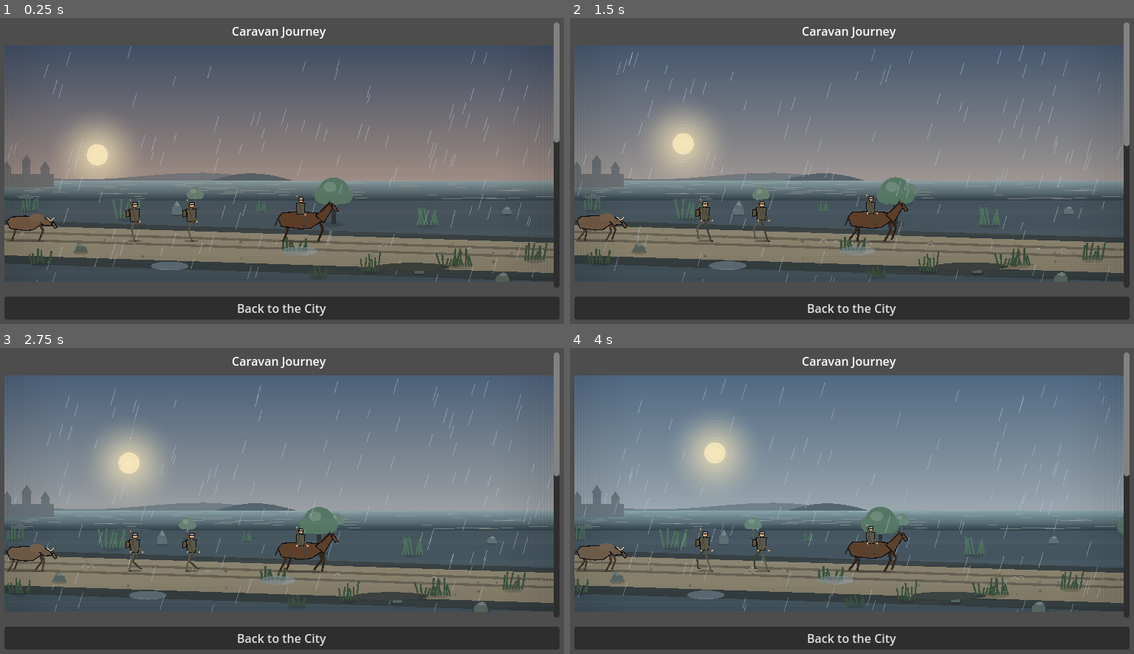
Above: before the commit, frames 1-4 (two rows, left to right).
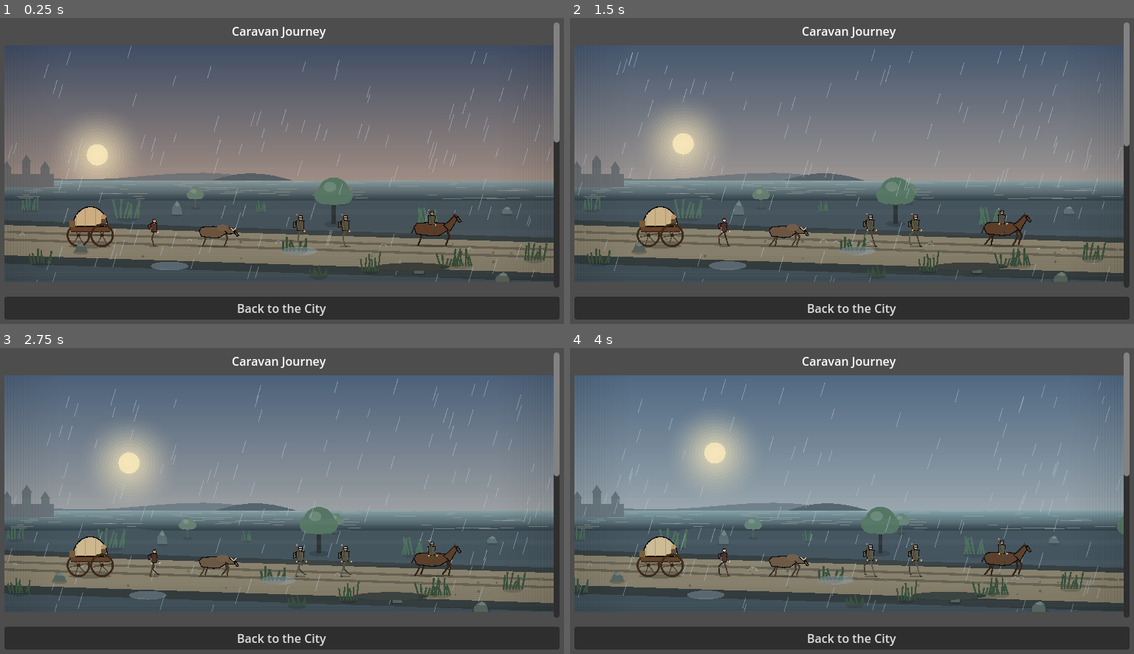
Above: after the commit, the same moments.

Repository: ulubatuhan/wayborne
Game: Godot game, scene res://scenes/game/road_journey.tscn
The game is run twice, just before and just after one commit, with the same random seed, the same clock (stepped at 60 frames per second) and the same inputs. This scene is started directly instead of the project's main scene.
Inputs (mouse positions are in pixels of both pictures, inside the frame that each line leads up to):
- Up to frame 1 (0.25 s): no input
- Up to frame 2 (1.5 s): tap A at 0.5 s; move the mouse to (981, 155) at 0.52 s; hold Right (ui_right) 0.53-1.28 s; tap 1 at 0.6 s; click (981, 155) at 0.67 s; tap Enter (ui_accept) at 0.77 s; move the mouse to (733, 186) at 1.27 s; hold Left (ui_left) from 1.28 s (still down); tap E at 1.35 s
- Up to frame 3 (2.75 s): tap Enter (ui_accept) at 1.52 s; move the mouse to (338, 427) at 2.02 s; release Left (ui_left) at 2.03 s; hold Right (ui_right) from 2.03 s (still down); tap 1 at 2.1 s
- Up to frame 4 (4 s): move the mouse to (823, 568) at 2.77 s; tap E at 2.85 s; click (823, 568) at 2.92 s; tap Enter (ui_accept) at 3.02, 3.77 s; move the mouse to (1026, 549) at 3.52 s; release Right (ui_right) at 3.53 s; hold Left (ui_left) from 3.53 s (still down); tap 1 at 3.6 s

The runs differ from the first frame. In frame 1, 2.7% of the frame differs, in the area x 1-82%, y 57-76%; in frame 2, 2.9%; in frame 3, 2.8%; in frame 4, 2.8%.

Commit message:
Kervan yola sığsın: çapa kolonla birlikte kaysın
Yoldaki ekran görüntülerinde hiç vagon yoktu. İki ayrı sebep çıktı,
ikisi de gerçek.

**Araç oyunun çizmediği bir yolu çiziyordu.** Çerçeve 1500x460'tı, oysa
şerit oyunda 1920 genişliğinde ve BAND_HEIGHT (320) yüksekliğinde.
Figürler şeridin yüksekliğine oranlı olduğu için kervan 1.44 kat
büyüyor, genişlik aynı kalıyordu - kolon o kadar uzuyordu ki iki vagon
da karenin solunda kalıyordu. Yani yoldaki vagon bir kez bile görsel
olarak doğrulanmamış. Araç ayrıca add_actor_layer yerine add_child
kullanıyordu, yani oyunun derinlik sırasını da taklit etmiyordu.

**Ama oyunun kendi oranında da ikinci vagon ekran dışındaydı** (x =
-264). Çapa sabit 0.34'tü, yani şeridin yalnızca üçte biri kervanın
arkasındaydı; oyuncu kaç vagon alırsa alsın yolda hep tek vagon
görüyordu. Kampanya oyuncuyu vagon almaya itiyor ve bunun görünür bir
karşılığı yoktu - Faz 8 PR-C'den önce isimsiz tayfanın görünmemesiyle
aynı kusur.

Çapa artık kolonun boyuyla birlikte sağa kayıyor (kenetli), yetmezse
kolon MIN_COLUMN_SCALE'e kadar küçülüyor. Ölçüldü: dört vagona kadar
kolonun tamamı ekranda, altı vagonda kuyruk taşıyor - uzun bir kervan
görüş alanından uzundur.

Bunu düzeltirken üçüncü bir hata çıktı: kolonun boyunu ölçen fonksiyon
yerleştiren fonksiyonun kopyasıydı ve vagon birimindeki yürüyen tayfayı
iki dar boşlukla birlikte saymıyordu - vagon başına 66 piksel eksik.
Ölçmek ve yerleştirmek artık tek fonksiyon (_walk_column).

tests/test_caravan_layout.gd: vagon sayısı x parti büyüklüğü taraması -
vagonlar üst üste binmiyor, ilk dördü koşulsuz ekranda, başlangıç
kervanı gereksiz yere küçültülmüyor. İlk yazışta iddia ölçek tabana
dayanınca kendini kapatıyordu ve mutasyon sessizce geçiyordu; koşul
kaldırıldı, iki mutasyon da düşüyor (15 ve 12 doğrulama).

Diff:
--- a/scripts/ui/road_caravan.gd
+++ b/scripts/ui/road_caravan.gd
@@ -77,6 +77,7 @@
 var _wagon_count: int = 1
 var _wheel_angle: float = 0.0
 var _detached: bool = false
+var _scale: float = 1.0
 
 ## Yerleşimin hesapladığı vagon merkezleri. Çizim bunları okuyor,
 ## kendi aritmetiğini yapmıyor: iki ayrı formül tam olarak öküzün
@@ -95,6 +96,20 @@
 ## basıp çizimi atlıyor, oyunu durdurmuyor. Yani ekran görüntüsü
 ## alınmadan hiç görülmeyecek bir hata; yapısal testler de görmüyor.
 const MIN_DRAW_HEIGHT: float = 60.0
+
+## Kolon çapanın arkasına sığmıyorsa **küçülüyor**, taşmıyor. Zemin
+## ölçüldü: 1920×320'lik şeritte iki vagonluk bir kervanın ikinci vagonu
+## x = -264'te, yani ekranın dışındaydı; oyuncu kaç vagon alırsa alsın
+## yolda hep tek vagon görüyordu. Önce çapa sağa kayıyor (bedava), sonra
+## gerekirse kolon küçülüyor - ama bir yere kadar: altı vagonluk bir
+## kervanı tamamen sığdırmak figürleri karınca boyuna indiriyor. Zeminde
+## kalan taşma dürüst olan: uzun bir kervan görüş alanından uzundur.
+const MIN_COLUMN_SCALE: float = 0.58
+const COLUMN_EDGE_MARGIN: float = 20.0
+
+## Kolonun çapadan geriye doğru istediği yer (ölçeklenmemiş). Şerit
+## çapayı buna göre kaydırıyor.
+signal column_length_changed(trailing_px: float)
 
 func _ready() -> void:
 	mouse_filter = Control.MOUSE_FILTER_IGNORE
@@ -250,18 +265,25 @@
 ## kolonun ucundan taşmasına ya da kuyruğa hiç ulaşamamasına yol
 ## açardı.
 func _column_length() -> float:
-	var height := maxf(size.y, 1.0)
-	var lead := LEAD_MOUNTED if _leader_mounted else LEAD_WALKING
-	var person_w := height * PERSON_HEIGHT_RATIO * 0.9
-	var wagon_w := height * WAGON_WIDTH_RATIO
-	var ox_w := height * OX_HEIGHT_RATIO * 2.0
-	var groups := int(ceil(float(_party_figures.size()) / float(MAX_ABREAST)))
-	return (
-		lead
-		+ float(groups) * (float(MAX_ABREAST) * (person_w + PAIR_GAP) + GAP_NORMAL)
-		+ float(_wagon_count) * (ox_w + HITCH_GAP + wagon_w + GAP_WAGONS)
-		+ GAP_TIGHT
-	)
+	return _lead_at(_scale) + _walk_column(_scale, false)
+
+func _lead_at(scale: float) -> float:
+	return scale * (LEAD_MOUNTED if _leader_mounted else LEAD_WALKING)
+
+## Şeridin çapayı yerleştirmek için okuduğu değer - bilerek
+## **ölçeklenmemiş**: kervan çapaya göre küçülüyor, çapa da kervana göre
+## kaysaydı ikisi birbirini kovalardı.
+func get_trailing_length() -> float:
+	return _walk_column(1.0, false)
+
+## Kolonun çapaya sığmak için küçüldüğü oran (1.0 = küçülme yok).
+func get_column_scale() -> float:
+	return _scale
+
+## Yerleşimin hesapladığı vagon merkezleri - çizim de test de bunu okuyor,
+## kimse kendi aritmetiğini yapmıyor.
+func get_wagon_centres() -> Array[float]:
+	return _wagon_centres
 
 func _process(delta: float) -> void:
 	if _leader == null:
@@ -296,24 +318,56 @@
 	if _leader == null or _ground_y <= 0.0 or size.y < MIN_DRAW_HEIGHT:
 		return
 	_wagon_centres.clear()
-	var height := maxf(size.y, 1.0)
+	# Ölçek önce: kolon çapanın arkasına sığmıyorsa taşmak yerine
+	# küçülüyor. Her terim boşluk ya da yüksekliğe oranlı bir genişlik
+	# olduğu için uzunluk ölçekte doğrusal - yani tek bir çarpan yetiyor.
+	var room := maxf(1.0, _anchor_x - COLUMN_EDGE_MARGIN)
+	_scale = clampf(
+		room / maxf(1.0, _walk_column(1.0, false)), MIN_COLUMN_SCALE, 1.0
+	)
+
+	var leader_h := maxf(size.y, 1.0) * _scale * (
+		MOUNTED_HEIGHT_RATIO if _leader_mounted else PERSON_HEIGHT_RATIO
+	)
+	_place(
+		_leader, _anchor_x + _lead_at(_scale) + _leader_offset,
+		leader_h, leader_h * 1.6
+	)
+	_walk_column(_scale, true)
+	column_length_changed.emit(get_trailing_length())
+
+## Kolonun tek aritmetiği: imleç çapadan geriye yürür, her parça kendi
+## genişliğini tüketir, araya boşluk girer. `place` yanlışsa hiçbir şey
+## yerleştirilmiyor, yalnızca tüketilen uzunluk dönüyor.
+##
+## Ölçmek ve yerleştirmek **aynı** fonksiyon çünkü ayrı yazıldıklarında
+## ayrıştılar: ölçen kopya vagon birimindeki yürüyen tayfayı ve iki dar
+## boşluğu saymıyordu, yani kolon her vagonda 66 piksel eksik ölçülüyor
+## ve sığdığı sanılan kervanın kuyruğu ekrandan taşıyordu. Bu dosyanın
+## kendi kuralı: iki yerde hesaplanan bir şey iki farklı şeydir - vagon
+## merkezleri de tam bu yüzden yerleşimden okunuyor.
+func _walk_column(scale: float, place: bool) -> float:
+	var height := maxf(size.y, 1.0) * scale
 	var person_h := height * PERSON_HEIGHT_RATIO
 	var person_w := person_h * 0.9
-	var mounted_h := height * MOUNTED_HEIGHT_RATIO
 	var ox_h := height * OX_HEIGHT_RATIO
 	var ox_w := ox_h * 2.0
 	var wagon_w := height * WAGON_WIDTH_RATIO
-
-	var lead := LEAD_MOUNTED if _leader_mounted else LEAD_WALKING
-	var leader_h := mounted_h if _leader_mounted else person_h
-	_place(_leader, _anchor_x + lead + _leader_offset, leader_h, leader_h * 1.6)
+	var gap_tight := GAP_TIGHT * scale
+	var gap_normal := GAP_NORMAL * scale
+	var gap_wagons := GAP_WAGONS * scale
+	var hitch_gap := HITCH_GAP * scale
+	var pair_gap := PAIR_GAP * scale
+
+	var start := _anchor_x if place else 0.0
+	var cursor := start
+	var placed := 0
 
 	# Parti üyeleri kolon boyunca ikişerli gruplar hâlinde dağılıyor.
-	var placed := 0
-	var cursor := _anchor_x
-
 	# Önce liderin hemen arkasındaki muhafız grubu.
-	cursor = _place_escort_group(cursor, placed, person_h, person_w)
+	cursor = _walk_escort_group(
+		cursor, placed, person_h, person_w, pair_gap, gap_normal, place
+	)
 	placed += MAX_ABREAST
 
 	for index in _wagon_count:
@@ -324,54 +378,56 @@
 		# kuyruk.
 		if index < _oxen.size():
 			cursor -= ox_w * 0.5
-			_place(_oxen[index], cursor, ox_h, ox_w)
-			cursor -= ox_w * 0.5 + GAP_TIGHT
-
-		cursor = _place_crew(index, cursor, person_h, person_w)
-		cursor -= HITCH_GAP
-
-		var wagon_centre := cursor - wagon_w * 0.5
-		_wagon_centres.append(wagon_centre)
-		cursor -= wagon_w + GAP_WAGONS
+			if place:
+				_place(_oxen[index], cursor, ox_h, ox_w)
+			cursor -= ox_w * 0.5 + gap_tight
+
+		if index < _crew_figures.size():
+			if place:
+				_place(
+					_crew_figures[index], cursor - person_w * 0.5,
+					person_h * 0.95, person_w
+				)
+			cursor -= person_w + gap_tight
+		cursor -= hitch_gap
+
+		if place:
+			_wagon_centres.append(cursor - wagon_w * 0.5)
+		cursor -= wagon_w + gap_wagons
 
 		# Vagonlar arasına bir parti grubu daha serpiştiriyoruz: parti
 		# kolon boyunca dağılıyor, hepsi liderin arkasında toplanmıyor.
 		if placed < _party_figures.size() and index < _wagon_count - 1:
-			cursor = _place_escort_group(cursor, placed, person_h, person_w)
+			cursor = _walk_escort_group(
+				cursor, placed, person_h, person_w, pair_gap, gap_normal, place
+			)
 			placed += MAX_ABREAST
 
 	# Artakalan parti üyeleri en arkada, ama tayfayla aynı hizada değil.
 	while placed < _party_figures.size():
-		cursor = _place_escort_group(cursor, placed, person_h, person_w)
+		cursor = _walk_escort_group(
+			cursor, placed, person_h, person_w, pair_gap, gap_normal, place
+		)
 		placed += MAX_ABREAST
 
-## İkişerli bir muhafız grubu yerleştirir ve imleci grubun tükettiği
-## kadar geriye alır.
-func _place_escort_group(
-	cursor: float, from_index: int, person_h: float, person_w: float
+	return start - cursor
+
+## İkişerli bir muhafız grubu; imleci grubun tükettiği kadar geriye alır.
+func _walk_escort_group(
+	cursor: float, from_index: int, person_h: float, person_w: float,
+	pair_gap: float, gap_normal: float, place: bool
 ) -> float:
 	var count := mini(MAX_ABREAST, _party_figures.size() - from_index)
 	if count <= 0:
 		return cursor
-	var step := person_w + PAIR_GAP
-	for slot in count:
-		_place(
-			_party_figures[from_index + slot],
-			cursor - float(slot) * step, person_h, person_w
-		)
-	return cursor - float(count - 1) * step - person_w - GAP_NORMAL
-
-## Tek bir tayfa figürünü imlecin bulunduğu yere koyar ve imleci onun
-## genişliği kadar geriye alır. O tayfa yoksa (vagon sayısına göre
-## tayfa tavanı dolmuşsa) imleç olduğu gibi dönüyor - boşluk bile
-## bırakmıyor, yoksa var olmayan bir kişi için kolonda delik kalırdı.
-func _place_crew(
-	crew_index: int, cursor: float, person_h: float, person_w: float
-) -> float:
-	if crew_index >= _crew_figures.size():
-		return cursor
-	_place(_crew_figures[crew_index], cursor - person_w * 0.5, person_h * 0.95, person_w)
-	return cursor - person_w - GAP_TIGHT
+	var step := person_w + pair_gap
+	if place:
+		for slot in count:
+			_place(
+				_party_figures[from_index + slot],
+				cursor - float(slot) * step, person_h, person_w
+			)
+	return cursor - float(count - 1) * step - person_w - gap_normal
 
 func _place(figure: WalkFigure, x: float, height: float, width: float) -> void:
 	figure.size = Vector2(width, height)
@@ -380,7 +436,7 @@
 func _draw() -> void:
 	if _ground_y <= 0.0 or size.y < MIN_DRAW_HEIGHT:
 		return
-	var height := size.y
+	var height := size.y * _scale
 	var wagon_w := height * WAGON_WIDTH_RATIO
 	var wagon_h := height * WAGON_HEIGHT_RATIO
 
@@ -397,8 +453,9 @@
 	if _detached:
 		# Lider kolondan ayrıldığında kervanın başı işaretli: oyuncu
 		# hangisinin kendisi olduğunu karıştırmasın.
-		var lead := LEAD_MOUNTED if _leader_mounted else LEAD_WALKING
-		var marker := Vector2(_anchor_x + lead + _leader_offset, _ground_y - height * 0.40)
+		var marker := Vector2(
+			_anchor_x + _lead_at(_scale) + _leader_offset, _ground_y - height * 0.40
+		)
 		draw_colored_polygon(PackedVector2Array([
 			marker + Vector2(-5.0, -9.0), marker + Vector2(5.0, -9.0), marker,
 		]), Color(ArtPalette.GOLD, 0.85))
--- a/scripts/ui/road_journey.gd
+++ b/scripts/ui/road_journey.gd
@@ -203,6 +203,9 @@
 	# duruyor (bkz. TravelForeground).
 	_band.add_actor_layer(_caravan)
 	_band.ground_line_changed.connect(_caravan.set_ground_line)
+	# Kolon uzadıkça çapa sağa kayıyor, yoksa satın alınan her vagon
+	# ekranın solundan dışarı çıkıyor (bkz. TravelBand.CARAVAN_X_RATIO).
+	_caravan.column_length_changed.connect(_band.set_column_length)
 
 	# Emir menüsü: F2 açıyor, sayı tuşu emri veriyor. Şeridin üstünde
 	# duruyor (Mount & Blade'de de ekranın üstünde belirir) ve varsayılan
--- a/scripts/ui/travel_band.gd
+++ b/scripts/ui/travel_band.gd
@@ -52,7 +52,16 @@
 const GROUND_EDGE_WAVE_RATIO: float = 0.42
 const GROUND_EDGE_SEED: int = 29
 
+## Kervanın durduğu yer, şeridin genişliğine oranla. **Sabit değil, bir
+## aralık**: kolonun arkasına sığması gereken uzunluk kadar sağa kayıyor.
+## Sabitken (0.34) şeridin yalnızca üçte biri kervanın arkasındaydı ve
+## ikinci vagondan itibaren her şey ekranın solundan dışarı çıkıyordu -
+## yani oyuncu kaç vagon alırsa alsın yolda hep bir vagon görüyordu.
+## Vagon almanın görünür bir karşılığı olmaması, `PEOPLE_PER_WAGON`
+## tayfasının görünmez olmasıyla aynı kusur.
 const CARAVAN_X_RATIO: float = 0.34
+const CARAVAN_X_MAX_RATIO: float = 0.62
+const CARAVAN_EDGE_MARGIN: float = 28.0
 
 ## Kamp ateşi.
 const FIRE_FLICKER_SPEED: float = 9.0
@@ -104,6 +113,7 @@
 var _world_x: float = 0.0
 var _camping: bool = false
 var _time: float = 0.0
+var _column_length: float = 0.0
 
 ## Kervan katmanı: figürleri bu şerit değil `RoadCaravan` çiziyor, ama
 ## zemin çizgisini ondan o alıyor - ikisi ayrı hesaplarsa kervan yolun
@@ -186,8 +196,33 @@
 func get_light() -> Color:
 	return _light
 
+## Kervanın çapadan **geriye** doğru ne kadar yer istediği. `RoadCaravan`
+## bunu kolonun ölçeklenmemiş boyundan hesaplayıp bildiriyor; şerit de
+## çapayı ona göre kaydırıyor. Ölçeklenmemiş olması kasıtlı: kervan
+## kendini çapaya göre küçültüyor, çapa da kervana göre kaysaydı ikisi
+## birbirini kovalardı.
+func set_column_length(trailing_px: float) -> void:
+	var wanted := maxf(0.0, trailing_px)
+	if is_equal_approx(_column_length, wanted):
+		return
+	_column_length = wanted
+	queue_redraw()
+	_announce_ground_line()
+
+func caravan_x_ratio() -> float:
+	if _column_length <= 0.0 or size.x <= 1.0:
+		return CARAVAN_X_RATIO
+	return clampf(
+		(_column_length + CARAVAN_EDGE_MARGIN) / size.x,
+		CARAVAN_X_RATIO, CARAVAN_X_MAX_RATIO
+	)
+
+func caravan_x() -> float:
+	return size.x * caravan_x_ratio()
+
 func get_caravan_anchor() -> Vector2:
-	return Vector2(size.x * CARAVAN_X_RATIO, _ground_y_at_screen(size.x * CARAVAN_X_RATIO))
+	var x := caravan_x()
+	return Vector2(x, _ground_y_at_screen(x))
 
 func _process(delta: float) -> void:
 	# Yağmur ve ateş kendi başına canlanıyor; hava açık ve kamp yoksa
@@ -249,7 +284,7 @@
 	_foreground.sync_state(
 		_colors, _light, _world_x, _ground_y_at_screen(area.size.x * 0.5),
 		_slope, float(_weather_visuals.rain), int(ceil(_route_days())),
-		CARAVAN_X_RATIO
+		caravan_x_ratio()
 	)
 	if _camping:
 		_draw_campfire(area)
@@ -564,7 +599,7 @@
 	# kaydıkça yanlış hızda süzülüyordu.
 	for entry in _terrain.get_stops():
 		var day := float(entry.day)
-		var x := area.size.x * CARAVAN_X_RATIO + (day * PIXELS_PER_DAY - _world_x)
+		var x := caravan_x() + (day * PIXELS_PER_DAY - _world_x)
 		if x < -180.0 or x > area.size.x + 180.0:
 			continue
 		# Yolun biraz gerisine oturuyorlar - kervan önlerinden geçiyor.
@@ -809,5 +844,5 @@
 		)
 
 func _announce_ground_line() -> void:
-	var x := size.x * CARAVAN_X_RATIO
+	var x := caravan_x()
 	ground_line_changed.emit(x, _ground_y_at_screen(x))
--- a/tests/run_tests.gd
+++ b/tests/run_tests.gd
@@ -45,6 +45,7 @@
 	"res://tests/test_city_commerce.gd",
 	"res://tests/test_campaign.gd",
 	"res://tests/test_art_geometry.gd",
+	"res://tests/test_caravan_layout.gd",
 ]
 
 ## Katalog metinleri artık çeviri anahtarı taşıyor ve display_name gibi
--- a/tests/screenshot_road.gd
+++ b/tests/screenshot_road.gd
@@ -19,7 +19,17 @@
 ##     --script res://tests/screenshot_road.gd
 
 const SHOT_DIR: String = "user://road_shots"
-const VIEW_SIZE: Vector2i = Vector2i(1500, 460)
+
+## Oyunun kendi oranı. **Bu araç uzun süre başka bir yol çiziyordu**:
+## çerçeve 1500×460'tı, oysa şerit oyunda 1920 genişliğinde ve
+## `BAND_HEIGHT` (320) yüksekliğinde duruyor. Figürler şeridin
+## *yüksekliğine* oranlı olduğu için 460'lık bir bantta kervan 1.44 kat
+## büyüyor, genişlik ise aynı kalıyor - kolon o kadar uzuyordu ki iki
+## vagon da karenin solundan dışarı çıkıyordu. Yani araç, oyunun hiç
+## çizmediği bir kervanın resmini basıyordu ve yoldaki vagon bir kez bile
+## görsel olarak doğrulanmamıştı. Bu depoda beşinci ölçüm hatası:
+## **oyundan önce ölçen aleti şüphelen** - kendi yazdığın alet dâhil.
+const VIEW_SIZE: Vector2i = Vector2i(1920, 320)
 
 ## Her kare: dosya adı, biyom, hava, gün evresi, yolun katedilen oranı.
 const SHOTS: Array[Dictionary] = [
@@ -61,9 +71,13 @@
 	_band.size = Vector2(VIEW_SIZE)
 	root.add_child(_band)
 
+	# `add_child` değil `add_actor_layer` - oyunun yaptığının aynısı.
+	# Doğrudan eklemek ön plan katmanını kervanın altında bırakıyordu,
+	# yani araç oyunun derinlik sırasını da taklit etmiyordu.
 	_caravan = RoadCaravan.new()
-	_band.add_child(_caravan)
+	_band.add_actor_layer(_caravan)
 	_band.ground_line_changed.connect(_caravan.set_ground_line)
+	_caravan.column_length_changed.connect(_band.set_column_length)
 	_caravan.configure(_build_session())
 
 	for shot in SHOTS:
@@ -105,6 +119,20 @@
 	await _settle()
 	_save("11_lider_kolonda.png")
 
+	# Vagon sayısı taraması. Bu kareler **tam olarak gözden kaçan şey
+	# yüzünden** var: araç iki vagonluk bir kervan kuruyordu ve ikisi de
+	# karenin dışında kalıyordu, yani yoldaki vagon hiç görülmedi. Kolonun
+	# çapaya sığması artık vagon sayısıyla değişiyor (bkz.
+	# RoadCaravan.MIN_COLUMN_SCALE), o yüzden her uç ayrı basılıyor.
+	_caravan.set_detached(false)
+	_caravan.set_leader_offset(0.0)
+	for wagons in [1, 4, 6]:
+		_caravan.configure(_build_session(wagons))
+		_caravan.set_light(_band.get_light())
+		_caravan.set_speed(1.0)
+		await _settle()
+		_save("12_vagon_%d.png" % wagons)
+
 	print("Görüntüler: ", ProjectSettings.globalize_path(SHOT_DIR))
 	quit(0)
 
@@ -120,11 +148,10 @@
 	var fallback := RouteTerrain.build("shot_probe_0", 6)
 	return {"terrain": fallback, "day": 1.0}
 
-## Dört sınıflı bir parti ve iki vagon: kolonun tamamı tek karede
-## görülebilsin.
-func _build_session() -> GameSession:
+## Üç sınıflı bir parti: kolonun tamamı tek karede görülebilsin.
+func _build_session(wagons: int = 2) -> GameSession:
 	var session := GameSession.new()
-	session.owned_wagon_count = 2
+	session.owned_wagon_count = wagons
 	var culture := CultureCatalog.get_cultures()[0]
 	var classes: Array[String] = [
 		ClassCatalog.GUARD, ClassCatalog.HUNTER, ClassCatalog.BREAKER
--- /dev/null
+++ b/tests/test_caravan_layout.gd
@@ -0,0 +1,96 @@
+extends RefCounted
+
+## Yoldaki kolonun yerleşimi. Sahnesiz kurulabildiği için test edilebiliyor
+## (`OnboardingPanel` ile aynı numara: `.new()` + boyu elle vermek).
+##
+## Neden var: bu kolon iki kez çakıştı (iki vagon üst üste, sonra arkadaki
+## vagonun öküzü öndekinin içinde) ve bir kez de **hiç görünmedi** - iki
+## vagonluk bir kervanın iki vagonu da karenin solunda kalıyordu, üstelik
+## bunu yakalaması gereken ekran görüntüsü aracı oyunun oranlarını
+## kullanmadığı için tek bir vagon bile basmamıştı. Yapısal test görüntüyü
+## doğrulamaz ama "vagon ekranda mı" ve "iki vagon üst üste mi" sorularının
+## ikisi de saf aritmetik.
+
+func suite_name() -> String:
+	return "CaravanLayout"
+
+## Oyunun kendi şeridi: 1920 genişlik, `TravelBand.BAND_HEIGHT` yükseklik.
+const BAND: Vector2 = Vector2(1920.0, 320.0)
+
+## Bu kadar vagona kadar kolonun tamamı ekranda olmalı. Daha uzun bir
+## kervanın kuyruğunun kadraja sığmaması dürüst - uzun bir kervan görüş
+## alanından uzundur - ama oyuncunun kampanya boyunca ulaştığı büyüklüğü
+## görememesi değil.
+const FULLY_VISIBLE_WAGONS: int = 4
+
+func run(t) -> void:
+	for wagons in [1, 2, 3, 4, 6]:
+		for party in [1, 2, 4]:
+			_check(t, wagons, party)
+	_test_a_small_caravan_is_not_shrunk(t)
+
+func _build(wagons: int, party: int) -> RoadCaravan:
+	var band := TravelBand.new()
+	band.size = BAND
+	var caravan := RoadCaravan.new()
+	band.add_child(caravan)
+	caravan.size = BAND
+	caravan.column_length_changed.connect(band.set_column_length)
+
+	var session := GameSession.new()
+	session.owned_wagon_count = wagons
+	var culture := CultureCatalog.get_cultures()[0]
+	for index in party:
+		var character := CharacterData.create(
+			culture.name_pool[index % culture.name_pool.size()],
+			culture.culture_id, CharacterStats.new(),
+			CharacterData.DEFAULT_HEIGHT_CM, index, ClassCatalog.GUARD
+		)
+		if index == 0:
+			character.is_player = true
+		session.party.append(character)
+	caravan.configure(session)
+	# Şeridin çapası kolonun boyuna göre kayıyor; yerleşim de o çapadan
+	# geriye yürüyor, yani ikisi bir kez daha el sıkışmalı.
+	caravan.set_ground_line(band.caravan_x(), BAND.y * 0.84)
+	caravan.set_ground_line(band.caravan_x(), BAND.y * 0.84)
+	return caravan
+
+func _check(t, wagons: int, party: int) -> void:
+	var caravan := _build(wagons, party)
+	var centres: Array[float] = caravan.get_wagon_centres()
+	var label := "%d vagon / %d kişi" % [wagons, party]
+	t.eq(centres.size(), wagons, "%s: çizilen vagon sayısı tutmuyor" % label)
+
+	# Çakışma yok: her vagonun merkezi bir öncekinden en az bir vagon
+	# genişliği kadar geride. Bu kolonun iki kez bozulan özelliği.
+	var wagon_w := BAND.y * caravan.get_column_scale() * RoadCaravan.WAGON_WIDTH_RATIO
+	for index in range(1, centres.size()):
+		t.ok(
+			centres[index - 1] - centres[index] >= wagon_w,
+			"%s: %d. ve %d. vagon üst üste biniyor" % [label, index, index + 1]
+		)
+
+	# İlk `FULLY_VISIBLE_WAGONS` vagon **koşulsuz** ekranda. Şart koymak
+	# ("ölçek tabana dayanmadıysa") tam olarak korumak istediği şeyi
+	# kapatıyordu: çapayı eski sabitine geri çeken bir mutasyonda ölçek
+	# tabana iniyor, iddia da kendini kapatıp sessizce geçiyordu -
+	# `test_combat_dd.gd`'nin sersemletme iddiasında da yaşanan hata,
+	# korunan sabitin kendisiyle ölçmek.
+	for index in mini(centres.size(), FULLY_VISIBLE_WAGONS):
+		t.ok(
+			centres[index] - wagon_w * 0.5 > 0.0,
+			"%s: %d. vagon karenin solunda kaldı (%.0f)" % [
+				label, index + 1, centres[index]
+			]
+		)
+
+func _test_a_small_caravan_is_not_shrunk(t) -> void:
+	# Küçültme yalnızca sığmayan kolon için. Başlangıç kervanı (bir vagon,
+	# iki kişi) tam boyunda kalmalı, yoksa "sığdırma" sessizce bütün oyunun
+	# ölçeğini değiştiren bir ayara dönüşür.
+	var caravan := _build(1, 2)
+	t.almost(
+		caravan.get_column_scale(), 1.0,
+		"başlangıç kervanı gereksiz yere küçültüldü", 0.001
+	)
Not shown, changed: CLAUDE.md
